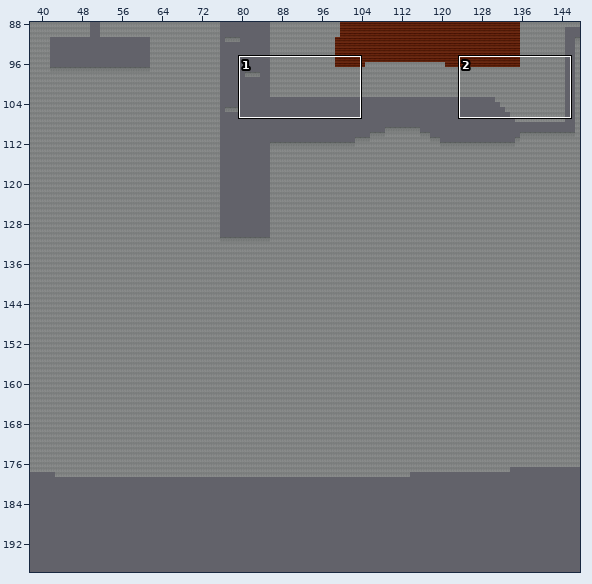
One commit to this Tiled map: Jasper/Assets/Tiled2Unity/Textures/Jasper Level 1.tmx. Above: a wide view before the commit, with the close-up outlined.
Close-up. Earlier state:
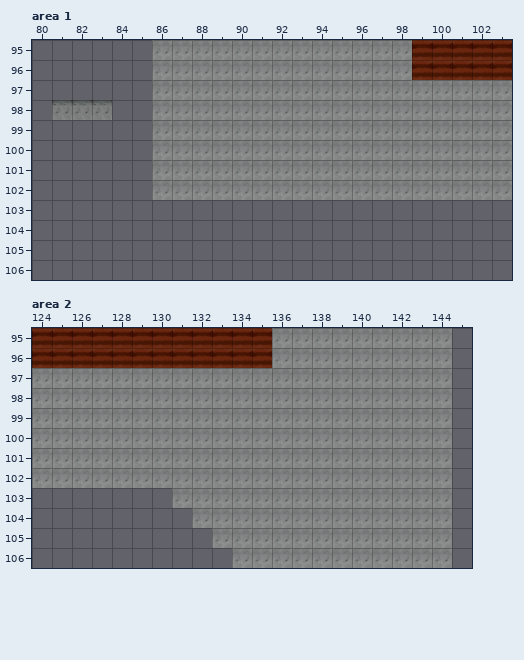
Cells are 64x64 px. Shown: area 1 x 80..103, y 95..106; area 2 x 124..145, y 95..106. The commit also changed other parts of the map, which this record leaves out.
The result:
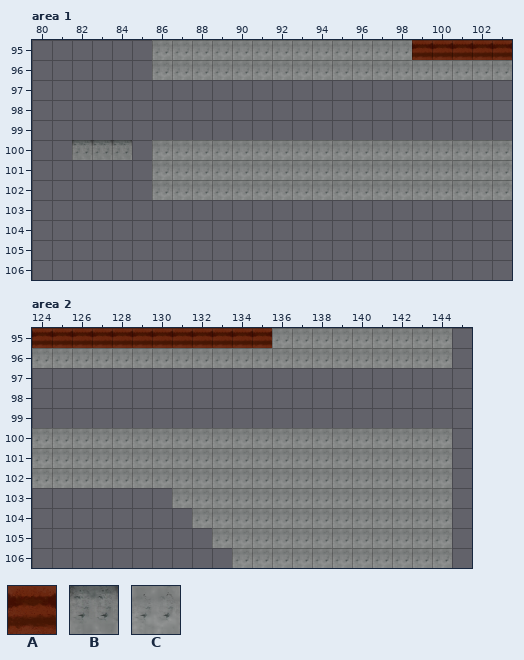
Key: from "Soil": A 0; from "StoneTexture_Darken": B 0; from "StoneTexture_Light": C 0.
_ is an empty cell.
Diff:
Layer "Tile Layer 1", area 1:
Tile B is added in row 100 at x 82 to 84.
Tile C replaces tile A in row 96 at x 99 to 103.
Tile B is gone in row 98 at x 81 to 83.
Tile C is gone in rows 97 to 99 at x 86 to 103.
Layer "Tile Layer 1", area 2:
Tile C replaces tile A in row 96 at x 124 to 135.
Tile C is gone in rows 97 to 99 at x 124 to 144.
Changed places in both close-ups, as pixel boxes (x1, y1, x2, y2):
changed: (152, 60, 512, 140)
removed: (52, 100, 112, 120)
added: (72, 140, 132, 160)
changed: (32, 348, 452, 428)
